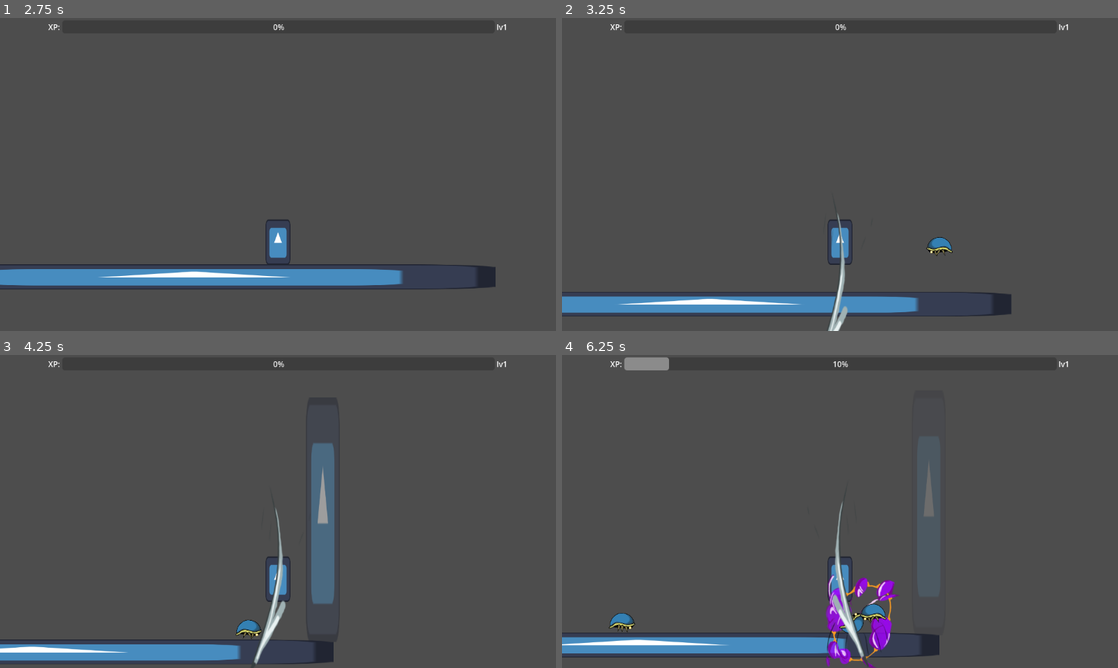
Above: before the commit, frames 1-4 (two rows, left to right).
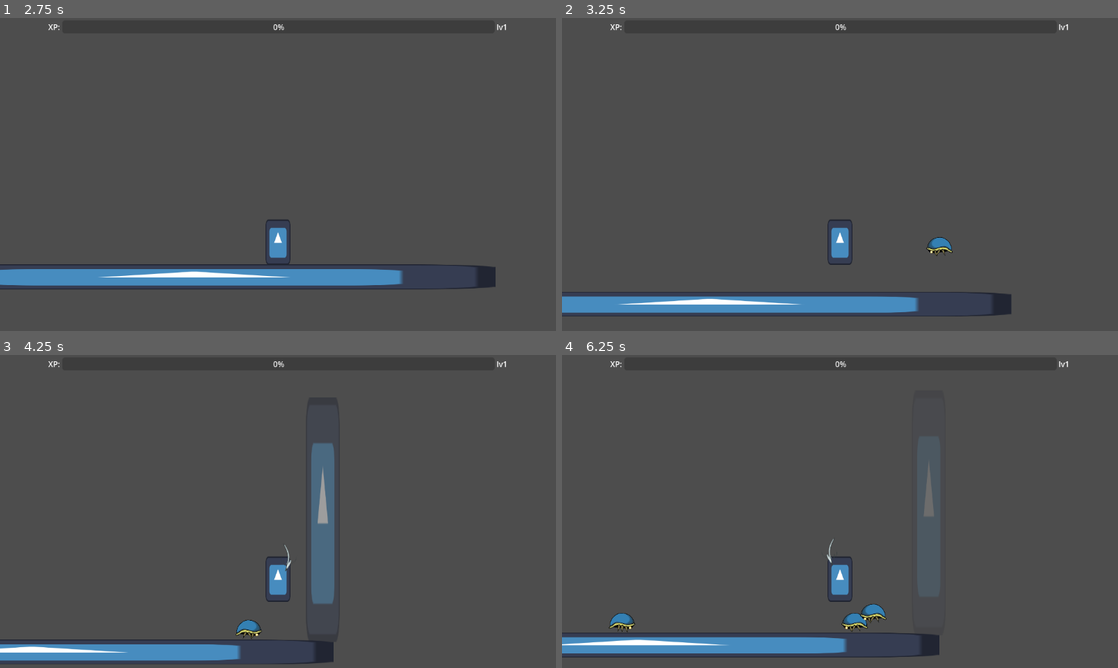
Above: after the commit, the same moments.

Repository: CoolBeanGames/Horizon-survivors
Game: Godot game, scene res://game.tscn
The game is run twice, just before and just after one commit, with the same random seed, the same clock (stepped at 60 frames per second) and the same inputs. The engine's default icon, where the game draws it, is replaced by a stand-in: a white triangle on a blue panel in a dark square.
Inputs:
- Up to frame 1 (2.75 s): hold D (right) 0.53-2.03 s; tap E (confirm) at 0.6, 1.35, 2.1 s; tap W (jump) at 0.77, 1.52 s; hold A (left) from 2.03 s (still down)
- Up to frame 2 (3.25 s): release A (left) at 2.78 s; hold D (right) from 2.78 s (still down); tap E (confirm) at 2.85 s; tap W (jump) at 3.02 s
- Up to frame 3 (4.25 s): keep holding D (right); tap E (confirm) at 3.6 s; tap W (jump) at 3.77 s
- Up to frame 4 (6.25 s): release D (right) at 4.28 s; hold A (left) 4.28-5.03 s; tap E (confirm) at 4.35, 5.1, 5.85 s; tap W (jump) at 4.52, 6.02 s; hold D (right) 5.03-5.78 s; hold A (left) from 5.78 s (still down)

Frame 1 is identical in both runs. In frame 2, 0.4% of the frame differs, in the area x 47-52%, y 62-100%; in frame 3, 0.6%; in frame 4, 2.3%, in the area x 11-61%, y 0-100%.

Commit message:
[9] added upgrade path and descrfipts to silver sword and gun, added tracking to bullets, udated lightening and bombglove upgrades

Diff:
--- a/data/weapons/bomb_glove.tres
+++ b/data/weapons/bomb_glove.tres
@@ -5,9 +5,9 @@
 
 [resource]
 script = ExtResource("2_4ltfs")
-damage = 2
-cool_down = 5.0
+damage = 5
+cool_down = 6.0
 weapon_name = "bomb glove"
-descriptions = Array[String](["[unused]", "throw a bomb in a random direction", "bomb damage increase to 4!", "throw +1 bomb!", "throw +2 more bombs that do 6 damage!", "bombs for everyone!"])
+descriptions = Array[String](["[unused]", "throw a bomb in a random direction every 6 seconds dealing 5 damage to any enemies in the blast radius/", "bomb radius is increased to 130%!", "throw +1 bomb!", "cooldown is reduced by 2 seconds!", "bombs for everyone! Throw 3 additional bombs!"])
 effect = ExtResource("1_hpve5")
 metadata/_custom_type_script = "uid://cwqnd4y0gio2g"
--- a/data/weapons/lightening.tres
+++ b/data/weapons/lightening.tres
@@ -6,9 +6,10 @@
 
 [resource]
 script = ExtResource("3_eobwi")
-damage = 10
-cool_down = 5.0
+damage = 5
+cool_down = 8.0
 weapon_name = "lightening"
+descriptions = Array[String](["", "a bolt of thunder from the heaven stricks down every 8 seconds dealing 5 damage to a random enemy.", "two bolts strike every 8 seconds", "a 3rd bold striles every 8 seconds", "cooldown is reduced to every 4 seconds", "5 bolts now strike every 3 seconds dealing 10 damage!"])
 effect = ExtResource("2_2rjnp")
 audio = ExtResource("1_qardu")
 metadata/_custom_type_script = "uid://byo7k017483lg"
--- a/data/weapons/silver_sword.tres
+++ b/data/weapons/silver_sword.tres
@@ -7,8 +7,8 @@
 [resource]
 script = ExtResource("3_pf55r")
 damage = 3
-cool_down = 1.0
 weapon_name = "silver sword"
+descriptions = Array[String](["", "A shining blade to cut through your enemies, does 3 damage every two seconds.", "cool down is reduced to every 1.5 seconds.", "damage is crease to 5!", "add a second slash!", "cool down is reduced to 1 second, size of the slash increases to 150%!"])
 effect = ExtResource("2_3k5a7")
 audio = ExtResource("1_3ggs3")
 metadata/_custom_type_script = "uid://b6svm7sm3fq4e"
--- a/weapons/instances/bomb_glove.gd
+++ b/weapons/instances/bomb_glove.gd
@@ -1,18 +1,21 @@
 ##script written by Dustin Booher
 #purpose: throw bombs in a random direction
 ##created: 12/17/25
-##last edited: 12/20/25
+##last edited: 12/25/25
 class_name bomb_glove
 extends weapon
 
 @export var bombs_thrown : int = 1
+@export var radius : float = 1
 
 
-func fire(plr : player , enm : enemy, dir : Vector2):
+func fire(plr : player , enm : enemy, _dir : Vector2):
 	if enm != null:
 		for b in bombs_thrown:
-			var instance = effect.instantiate()
+			var instance : Node2D = effect.instantiate()
 			plr.get_tree().root.add_child(instance)
+			instance.global_scale = Vector2(radius,radius)
+			#TODO change this to actually update the radius rather than just scale up
 			instance.global_position = plr.global_position
 			instance.setup(damage)
 			play_audio()
@@ -20,11 +23,10 @@
 func increase_stats(new_lvl : int):
 	match  new_lvl:
 		2:
-			damage = 4
+			radius = 1.3
 		3:
 			bombs_thrown += 1
 		4:
-			bombs_thrown =+ 2
-			damage = 6
+			cool_down -= 2
 		5:
-			bombs_thrown += 2
+			bombs_thrown += 3
--- a/weapons/instances/gun.gd
+++ b/weapons/instances/gun.gd
@@ -6,27 +6,26 @@
 extends weapon
 
 @export var shots_fired : int = 1
+@export var homing_bullets : bool = false
 
 func fire(plr : player , enm : enemy, dir : Vector2):
 	if enm != null:
 		for s in shots_fired:
-			var instance = effect.instantiate()
+			var instance : bullet = effect.instantiate()
 			plr.get_tree().root.add_child(instance)
 			instance.global_position = plr.global_position
-			instance.setup(dir,damage)
+			instance.setup(dir,damage,homing_bullets,enm)
 			play_audio()
 
 func increase_stats(new_lvl : int):
 	match new_lvl:
 		2:
 			damage += 1
-			cool_down -= 0.5
+			cool_down -= 0.25
 		3:
 			shots_fired += 1
 		4:
-			damage += 2
-			cool_down = 1
+			damage += 1
+			cool_down = .25
 		5:
-			#TODO add tracking to bullets
-			pass
-	pass
+			homing_bullets = true
--- a/weapons/instances/lightening_weapon.gd
+++ b/weapons/instances/lightening_weapon.gd
@@ -1,21 +1,31 @@
 ##script written by Dustin Booher
 #purpose: a simple melee weapon that just shoots a bullet
 ##created: 12/14/25
-##last edited: 12/20/25
+##last edited: 12/25/25
 class_name test_local
 extends weapon
 
-
+@export var number_of_bolts : int = 1
 
 func fire(_plr : player , enm : enemy,_dir : Vector2):
 	var enemies : Array = DATA.read("enemies",[])
-	if enemies != []:
-		enm=enemies[randi_range(0,enemies.size()-1)]
-		var instance = effect.instantiate()
-		_plr.get_tree().root.add_child(instance)
-		instance.global_position = enm.global_position
-		instance.setup(damage,enm)
-		play_audio()
+	for i in number_of_bolts:
+		if enemies != []:
+			enm=enemies[randi_range(0,enemies.size()-1)]
+			var instance = effect.instantiate()
+			_plr.get_tree().root.add_child(instance)
+			instance.global_position = enm.global_position
+			instance.setup(damage,enm)
+			play_audio()
 
 func increase_stats(new_lvl : int):
+	match new_lvl:
+		2: number_of_bolts += 1
+		3: number_of_bolts += 1
+		4: cool_down = 4
+		5:
+			number_of_bolts = 5
+			cool_down = 3
+			damage = 10
+
 	pass
--- a/weapons/instances/silver_sword.gd
+++ b/weapons/instances/silver_sword.gd
@@ -1,19 +1,38 @@
 ##script written by Dustin Booher
 #purpose: a simple melee weapon that just shoots a bullet
 ##created: 12/14/25
-##last edited: 12/20/25
+##last edited: 12/25/25
 class_name test_melee
 extends weapon
 
+var number_of_slashes = 1 #how many times to slash
+var size_mult = 1.0      #the world scale size for the slash
 
+#called when fire
+func fire(plr : player , enm : enemy, _dir : Vector2):
+	if enm != null:
+		spawn_sword_slash(plr)
+		if number_of_slashes > 1:
+			plr.get_tree().create_timer(0.45).timeout.connect(func(): spawn_sword_slash(plr))
 
-func fire(plr : player , enm : enemy, dir : Vector2):
-	if enm != null:
-		play_audio()
-		var instance = effect.instantiate()
-		plr.get_tree().root.add_child(instance)
-		instance.global_position = plr.global_position + Vector2(plr.facing_direction * 200,0)
-		instance.setup(plr.facing_direction,damage)
+#reusable script to spawn a sword slash
+func spawn_sword_slash(plr : player):
+	play_audio()
+	var instance : Node2D = effect.instantiate()
+	plr.get_tree().root.add_child(instance)
+	instance.global_scale = Vector2(size_mult,size_mult) #scale it based on current size value
+	instance.global_position = plr.global_position + Vector2(plr.facing_direction * 200,0)
+	instance.setup(plr.facing_direction,damage)
 
+#level up silver sword
 func increase_stats(new_lvl : int):
-	pass
+	match new_lvl:
+		2:
+			cool_down -= 0.5
+		3:
+			damage += 2
+		4:
+			number_of_slashes += 1
+		5:
+			size_mult = 1.5
+			cool_down = 1
--- a/weapons/spawnables/bullet.gd
+++ b/weapons/spawnables/bullet.gd
@@ -1,7 +1,7 @@
 ##script written by Dustin Booher
 #purpose: controls a standard bullet that moves to the enemy
 ##created: 12/14/25
-##last edited: 12/14/25
+##last edited: 12/25/25
 class_name bullet
 extends CharacterBody2D
 
@@ -9,16 +9,25 @@
 @export var SPEED = 750.0
 @export var dam : int = 1
 @export var sprite : AnimatedSprite2D
+@export var homing : bool = false
+@export var tracked_enemy : enemy
 
-func setup(direction : Vector2, damage : int):
+func setup(direction : Vector2, damage : int, is_homing : bool = false, enm : enemy = null):
 	velocity = direction * SPEED
 	dam = damage
 	sprite.play("default")
+	homing = is_homing
+	tracked_enemy = enm
 
 func _physics_process(_delta: float) -> void:
+	if homing and is_instance_valid(tracked_enemy):
+		var to_enemy = (tracked_enemy.global_position - global_position).normalized()
+		sprite.rotation = to_enemy.angle()
+		velocity = Vector2.RIGHT.rotated(sprite.rotation)
+	else:
+		if velocity.length() > 0.01:
+			sprite.rotation = velocity.angle()
 	move_and_slide()
-	if velocity.length() > 0.01:
-		sprite.rotation = velocity.angle()
 
 
 func _on_area_2d_body_entered(body: Node2D) -> void:
